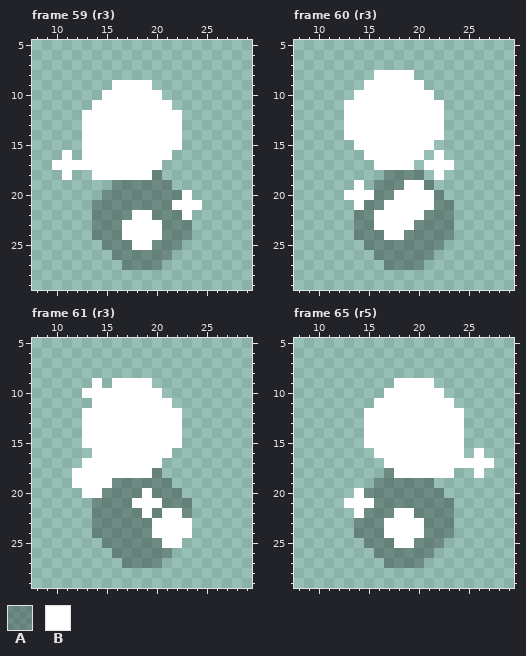
File history of a pixel-art file, bleed-client/asesprite/Sprites.aseprite. This is how it looked before the edit.
36x35 pixels, 73 frames. Shown: frame 59 (r3): x 8..29, y 5..29; frame 60 (r3): x 8..29, y 5..29; frame 61 (r3): x 8..29, y 5..29; frame 65 (r5): x 8..29, y 5..29. The commit also changed other frames, which this record leaves out.
Visible layers, top first: "weapon", "right hand", "Left Hand", "Right Foot", "Left Foot", "Head", "shadow" opacity 27%.
Palette (. is transparent): A #00000046  B #ffffff
Pixels before, frame 59 (r3), first column x 10:
 9 ......BBBB.....
10 .....BBBBBB....
11 ....BBBBBBBB...
12 ...BBBBBBBBBB..
13 ...BBBBBBBBBB..
14 ...BBBBBBBBBB..
15 ...BBBBBBBBBB..
16 .B.BBBBBBBBB...
17 BBBBBBBBBBB....
18 .B..BBBBBBA....
19 ......AAAAAA...
20 .....AAAAAAAAB.
21 ....AAAAAAAABBB
22 ....AAAABBAAAB.
23 ....AAABBBBAAA.
24 ....AAABBBBAAA.
25 .....AAABBAAA..
26 ......AAAAAA...
27 .......AAAA....
Pixels before, frame 60 (r3), first column x 13:
 8 ...BBBB....
 9 ..BBBBBB...
10 .BBBBBBBB..
11 BBBBBBBBBB.
12 BBBBBBBBBB.
13 BBBBBBBBBB.
14 BBBBBBBBBB.
15 .BBBBBBBB..
16 ..BBBBBB.B.
17 ...BBBB.BBB
18 ....AAAA.B.
19 .B.AAABBA..
20 BBBAABBBBA.
21 .BAABBBBBAA
22 .AABBBBBAAA
23 .AABBBBAAAA
24 .AAABBAAAAA
25 ..AAAAAAAA.
26 ...AAAAAA..
27 ....AAAA...
Pixels before, frame 61 (r3), first column x 12:
 9 ..B.BBBB....
10 .BBBBBBBB...
11 ..BBBBBBBB..
12 .BBBBBBBBBB.
13 .BBBBBBBBBB.
14 .BBBBBBBBBB.
15 .BBBBBBBBBB.
16 ..BBBBBBBB..
17 .BBBBBBBB...
18 BBBBBBBBA...
19 BBBBAAAAAA..
20 .BBAAAABAAA.
21 ..AAAABBBAAA
22 ..AAAAABABBA
23 ..AAAAAABBBB
24 ..AAAAAABBBB
25 ...AAAAAABB.
26 ....AAAAAA..
27 .....AAAA...
Pixels before, frame 65 (r5), first column x 13:
 9 .....BBBB......
10 ....BBBBBB.....
11 ...BBBBBBBB....
12 ..BBBBBBBBBB...
13 ..BBBBBBBBBB...
14 ..BBBBBBBBBB...
15 ..BBBBBBBBBB...
16 ...BBBBBBBBB.B.
17 ....BBBBBBBBBBB
18 ....ABBBBBB..B.
19 ...AAAAAA......
20 .BAAAAAAAA.....
21 BBBAAAAAAAA....
22 .BAAABBAAAA....
23 .AAABBBBAAA....
24 .AAABBBBAAA....
25 ..AAABBAAA.....
26 ...AAAAAA......
27 ....AAAA.......
The same view after the edit:
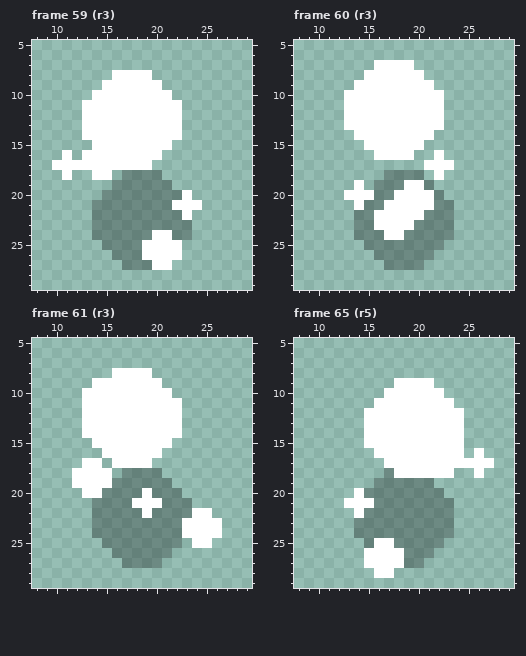
What changed:
Frame 59 (r3), layers "Right Foot", "Head":
Colour A replaces colour B in row 18 at x 17 to 19; in row 22 at x 18 to 19; in row 23 at x 17 to 20; in row 24 at x 17 to 19; in row 25 at x 18.
Colour B is added in row 8 at x 16 to 19; in row 9 at x 15 and 20; in row 10 at x 14 and 21; in row 11 at x 13 and 22; in row 26 at x 22; in row 27 at x 21.
Colour B replaces colour A in row 24 at x 21; in row 25 at x 20 to 22; in row 26 at x 19 to 21; in row 27 at x 20.
Colour B is removed in row 15 at x 13 and 22; in row 16 at x 21; in row 17 at x 20; in row 18 at x 16.
Frame 60 (r3), layer "Head":
Colour B is added in row 7 at x 16 to 19; in row 8 at x 15 and 20; in row 9 at x 14 and 21; in row 10 at x 13 and 22.
Colour B is removed in row 14 at x 13 and 22; in row 15 at x 14 and 21; in row 16 at x 15 and 20; in row 17 at x 16 to 19.
Frame 61 (r3), layers "Left Foot", "Head":
Colour A replaces colour B in row 18 at x 17 to 19; in row 22 at x 21 to 22; in rows 23 to 24 at x 20 to 22; in row 25 at x 21 to 22.
Colour B is added in row 8 at x 16 to 19; in row 9 at x 15 and 20; in row 10 at x 21; in row 11 at x 13 and 22; in row 22 at x 24 to 25; in rows 23 to 24 at x 24 to 26.
Colour B is added in row 25 at x 24 to 25.
Colour B is removed in row 15 at x 13 and 22; in row 16 at x 14 and 21; in row 17 at x 15 and 20; in row 18 at x 16.
Frame 65 (r5), layer "Right Foot":
Colour A replaces colour B in row 22 at x 18 to 19; in rows 23 to 24 at x 17 to 20; in row 25 at x 18 to 19.
Colour B is added in row 26 at x 15; in row 27 at x 15 to 16; in row 28 at x 16 to 17.
Colour B replaces colour A in row 25 at x 16 to 17; in row 26 at x 16 to 18; in row 27 at x 17 to 18.
Pixel boxes of the changes (left, top, right, bottom) in both pictures:
changed: (82, 70, 182, 270)
added: (344, 60, 444, 100)
erased: (344, 130, 444, 170)
changed: (82, 368, 222, 548)
changed: (364, 508, 424, 578)
